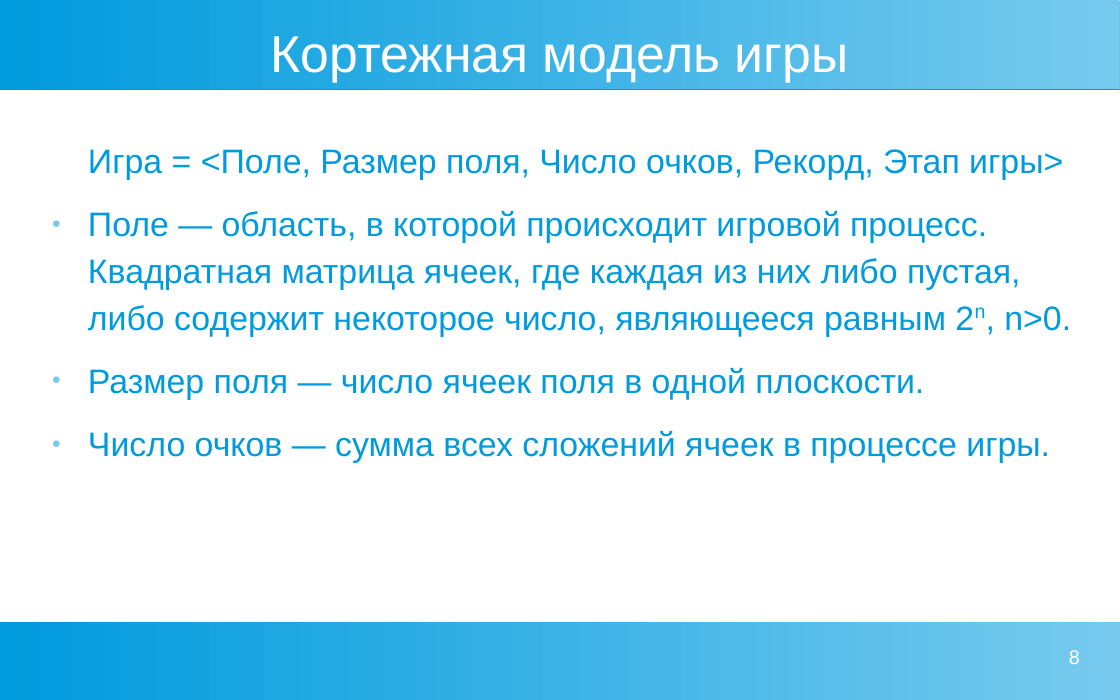
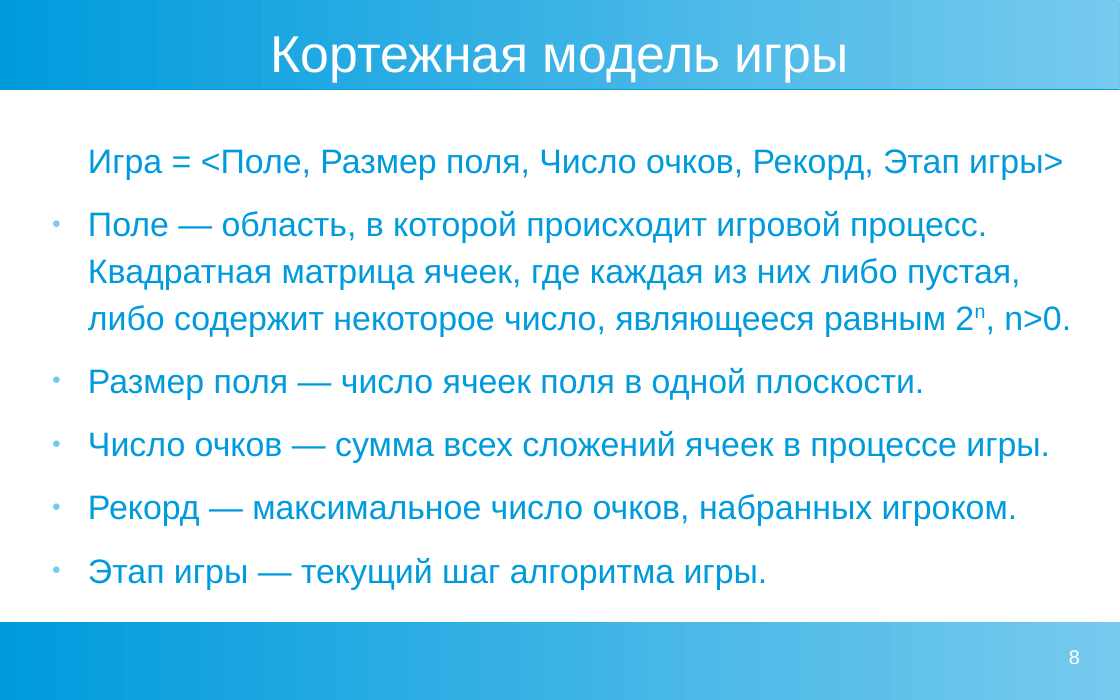
Before and after one commit to zhigunovsemyon/2048, a slide deck: slide 8 of presentation/Presentation.odp. Drawn at 1120x700 pixels with LibreOffice and Linux fonts; fonts in the diff are those of the drawing. Boxes give left, top, right and bottom in pixels: in the first picture for what was removed or moved away, otherwise in the second. Text is boxed around its words. In the diff, an @@ line names an element or a change of style, - is before the commit and + after.

Commit message:
Расписал кортежную модель

```diff
--- a/presentation/Presentation.odp
+++ b/presentation/Presentation.odp
@@ text at [88, 494, 1018, 590]: paragraphs added @@
+● Рекорд — максимальное число очков, набранных игроком.
+● Этап игры — текущий шаг алгоритма игры.
```
Also in this commit, not shown: 1 other slide changed.
